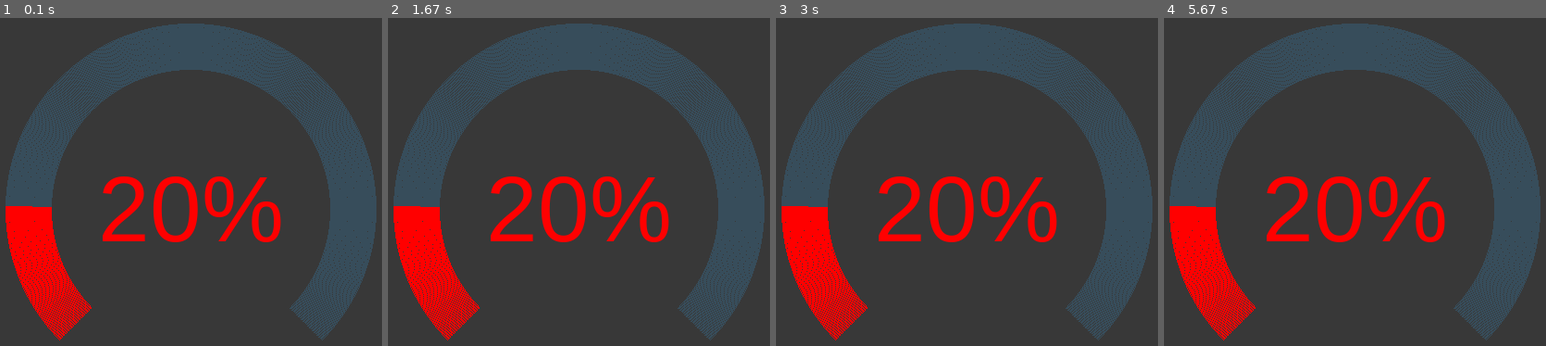
Above: before the commit, frames 1-4 (left to right).
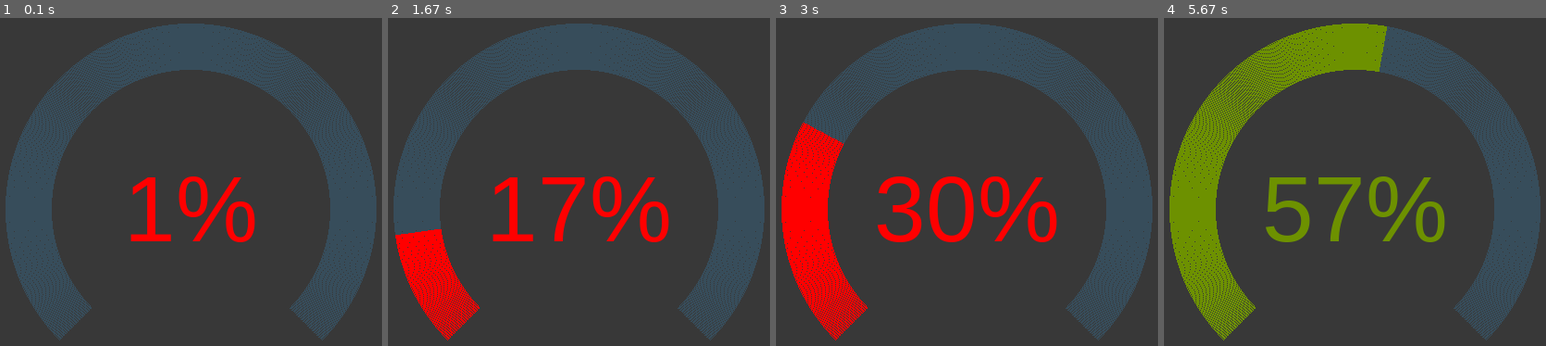
Above: after the commit, the same moments.

Repository: wahajmurtaza/Pygame_Percent_Gauge
Game: pygame game, started from percentage_gauge.py
Two runs of this game, one before a commit and one after it. Both use one fixed random seed, a clock stepped at 60 frames per second and the inputs below.
Inputs:
- Up to frame 1 (0.1 s): no input
- Up to frame 2 (1.67 s): no input
- Up to frame 3 (3 s): no input
- Up to frame 4 (5.67 s): no input

The runs differ from the first frame. In frame 1, 8.8% of the frame differs, in the area x 1-74%, y 48-99%; in frame 2, 3.0%; in frame 3, 3.3%; in frame 4, 18%, in the area x 1-74%, y 1-99%.

Commit message:
Update percentage_gauge.py
Change from static percentage to dynamic

Diff:
--- a/percentage_gauge.py
+++ b/percentage_gauge.py
@@ -103,6 +103,6 @@
             percentage = 0
 
         screen.fill(bg_c)
-        my_gauge.draw(percent=20)
+        my_gauge.draw(percent=percentage)
         pygame.display.update()
         clock.tick(fps)
